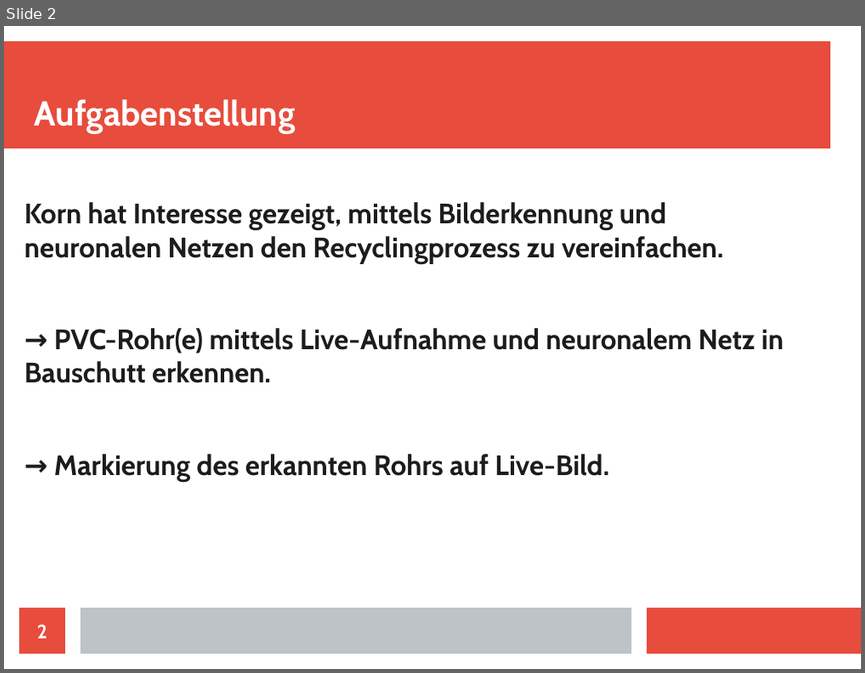
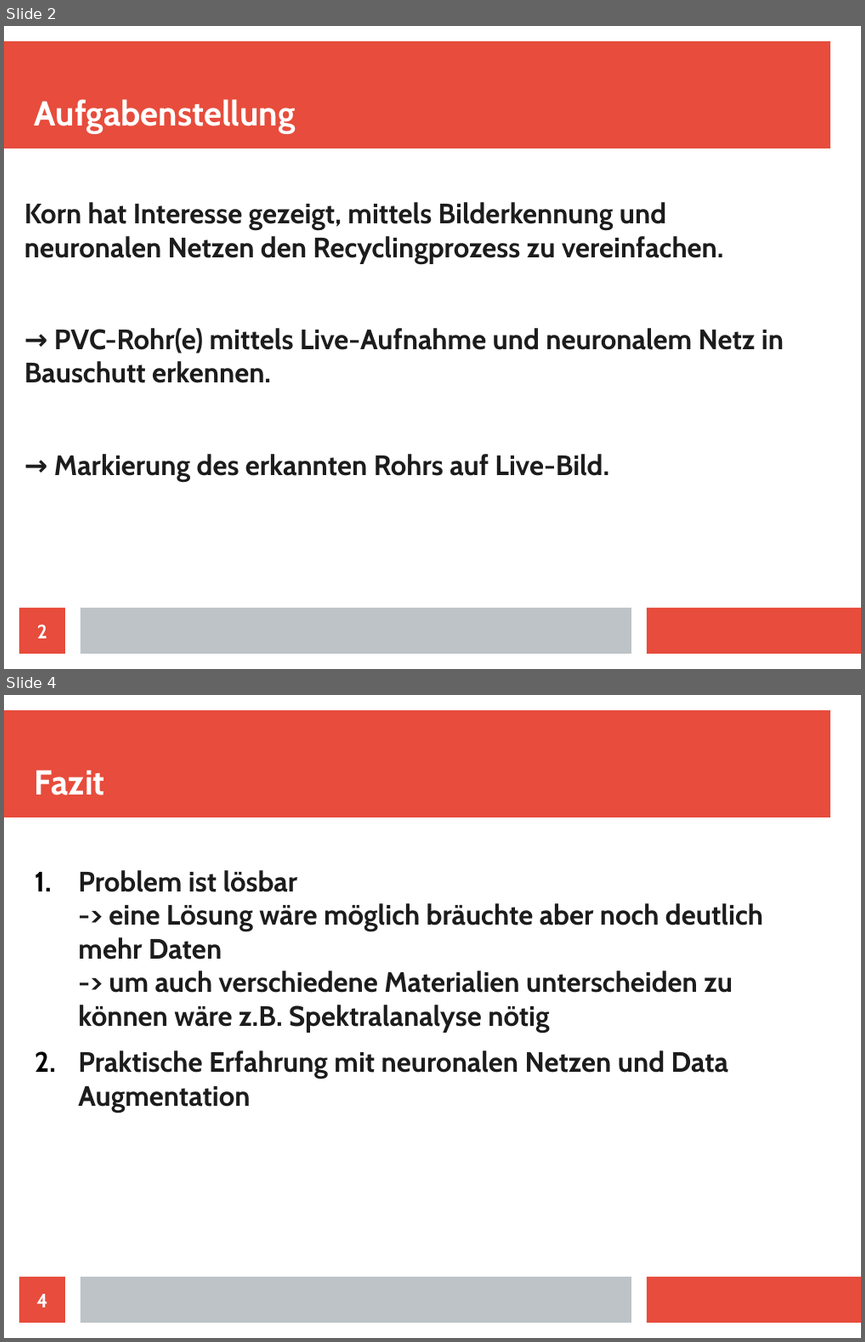
Before and after one commit to albae3333/design_cps, a slide deck: documentation/PVC-Erkennung.odp. Shown one above the other, each under a label of ours: slide 2 before the commit, slides 2 and 4 after it; the slides between them are not shown. The pictures are 865x673 and 865x1342 pixels, drawn with LibreOffice and Linux fonts; fonts in the diff are those of the drawing. Boxes give left, top, right and bottom in pixels: in the first picture for what was removed or moved away, otherwise in the second. Text is boxed around its words. In the diff, an @@ line names an element or a change of style, - is before the commit and + after.

Commit message:
added fazit

```diff
--- a/documentation/PVC-Erkennung.odp
+++ b/documentation/PVC-Erkennung.odp
@@ slide 4 added at box(4, 695, 861, 1338), background #FFFFFF; not listed: 3 template elements that a slide beside it also shows @@
@@ title added at box(35, 770, 105, 795), 32 pt, text #FFFFFF, bold @@
+Fazit
@@ text added at box(78, 870, 763, 1111), 26 pt, text #1C1C1C, bold @@
+1. Problem ist lösbar
+   -> eine Lösung wäre möglich bräuchte aber noch deutlich mehr Daten
+   -> um auch verschiedene Materialien unterscheiden zu können wäre z.B. Spektralanalyse nötig
+2. Praktische Erfahrung mit neuronalen Netzen und Data Augmentation
@@ page number added at box(19, 1276, 65, 1322), fill #E74C3C, 18 pt, text #FFFFFF, bold @@
+4
```
Also in this commit, not shown: 2 other slides changed, 1 slide removed.
